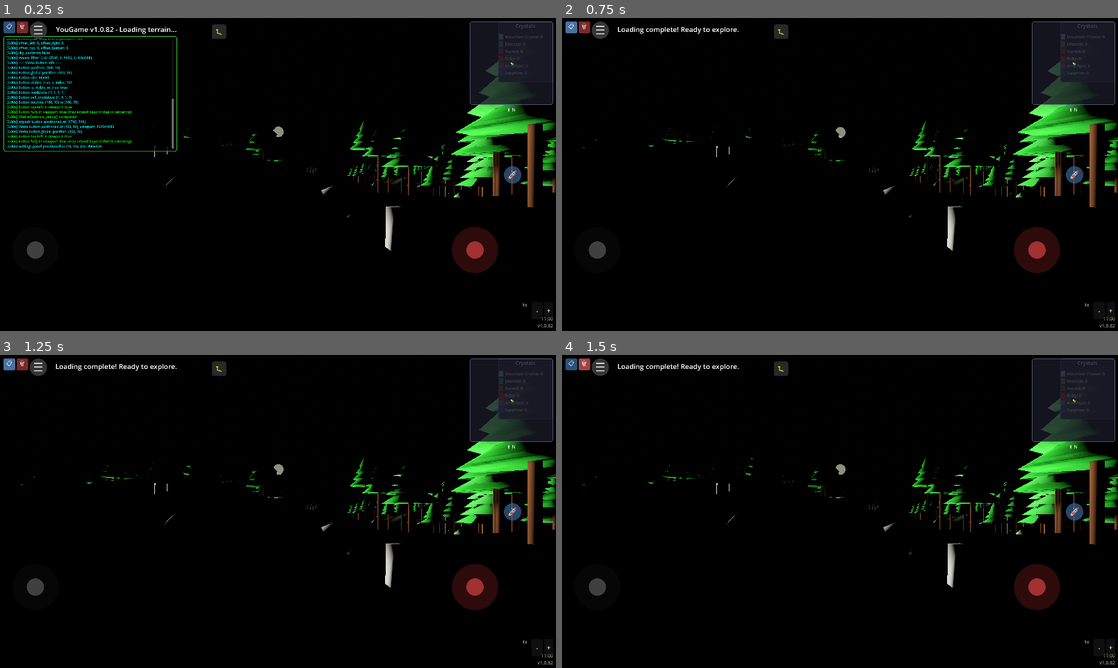
Above: before the commit, frames 1-4 (two rows, left to right).
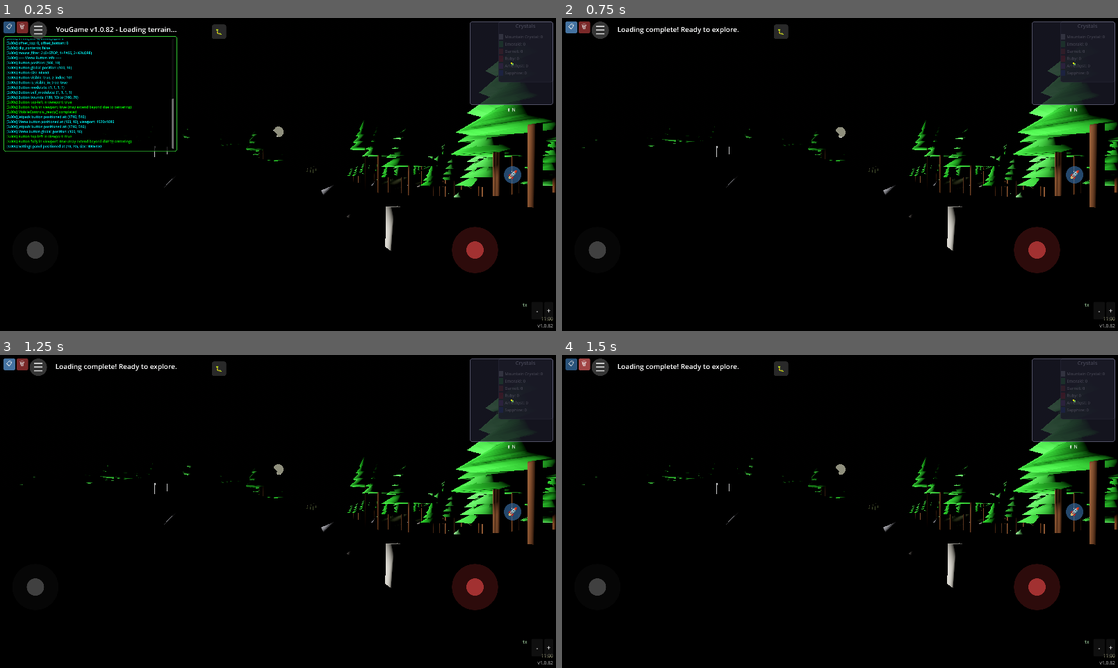
Above: after the commit, the same moments.

Repository: felix-dieterle/YouGame_godot4_public
Game: Godot game, scene res://scenes/main.tscn
Same seed, same stepped clock (60 frames per second), same inputs: the game is played once before the commit and once after it.
Inputs:
- Up to frame 1 (0.25 s): no input
- Up to frame 2 (0.75 s): click "📋" at 0.5 s
- Up to frame 3 (1.25 s): no input
- Up to frame 4 (1.5 s): click "🗑" at 1.25 s

The runs differ from the first frame. In frame 1, 1.3% of the frame differs, in the area x 1-24%, y 6-36%; in frame 2, nothing differs; in frame 3, nothing differs; in frame 4, nothing differs.

Commit message:
Fix jetpack button viewport resize and clarify velocity handling
Co-authored-by: felix-dieterle <1490062+felix-dieterle@users.noreply.github.com>

Diff:
--- a/scripts/mobile_controls.gd
+++ b/scripts/mobile_controls.gd
@@ -660,6 +660,10 @@
 
     DebugLogOverlay.add_log("Menu button positioned at (%.0f, %.0f), viewport: %.0fx%.0f" % [button_x, button_y, viewport_size.x, viewport_size.y], "cyan")
 
+    # Update jetpack button position if it exists
+    if jetpack_button:
+        _update_jetpack_button_position()
+
     # Log absolute position after positioning
     if menu_button.is_inside_tree():
         var global_pos = menu_button.global_position
--- a/scripts/player.gd
+++ b/scripts/player.gd
@@ -104,7 +104,9 @@
     # Handle jetpack input - check both keyboard and mobile controls
     var jetpack_active = _is_jetpack_active()
 
-    # Apply jetpack upward movement (only add to vertical velocity, don't override)
+    # Apply jetpack upward movement
+    # Set velocity to jetpack speed for consistent ascent
+    # (Game uses terrain snapping instead of gravity, so direct velocity setting is appropriate)
     if jetpack_active:
         velocity.y = jetpack_speed
 
